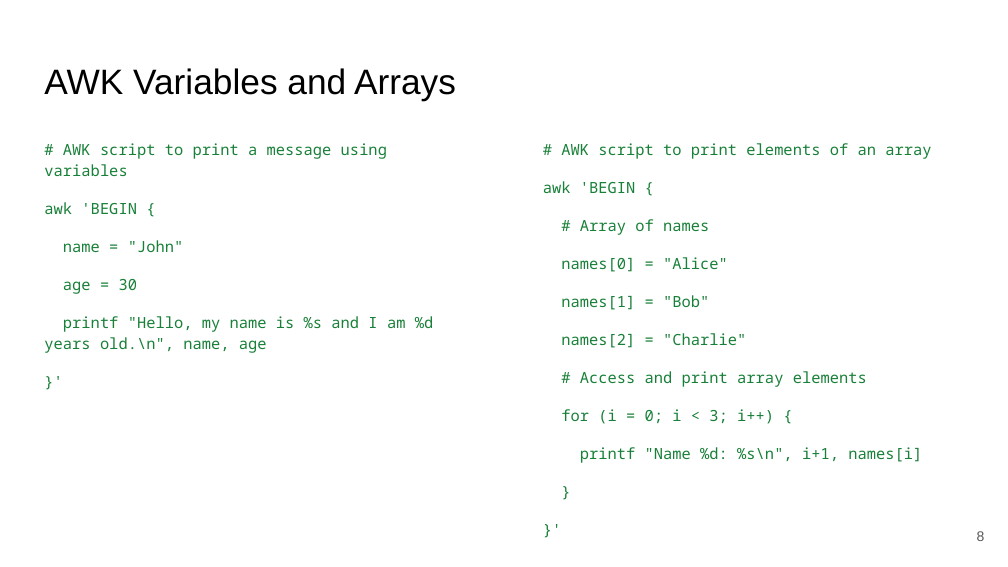
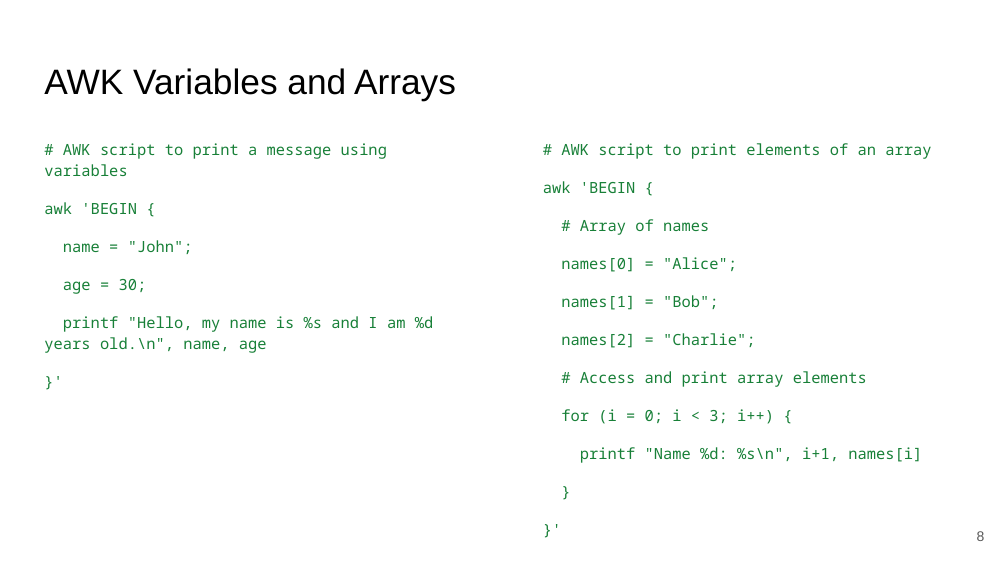
Before and after one commit to luuloi/AppliedBioinformatics2023, a slide deck: slide 8 of Lecture1/Slide/Comprehensive_AWK.pptx. Drawn at 1008x567 pixels with LibreOffice and Linux fonts; fonts in the diff are those of the drawing. Boxes give left, top, right and bottom in pixels: in the first picture for what was removed or moved away, otherwise in the second. Text is boxed around its words. In the diff, an @@ line names an element or a change of style, - is before the commit and + after.

```diff
--- a/Lecture1/Slide/Comprehensive_AWK.pptx
+++ b/Lecture1/Slide/Comprehensive_AWK.pptx
@@ text at <box>63,240,193,294</box>: text changed @@
-name = "John"
-age = 30
+name = "John";
+age = 30;
@@ text at <box>561,257,756,348</box>: text changed @@
-names[0] = "Alice"
-names[1] = "Bob"
-names[2] = "Charlie"
+names[0] = "Alice";
+names[1] = "Bob";
+names[2] = "Charlie";
```
Also in this commit, not shown: 7 other slides changed.
